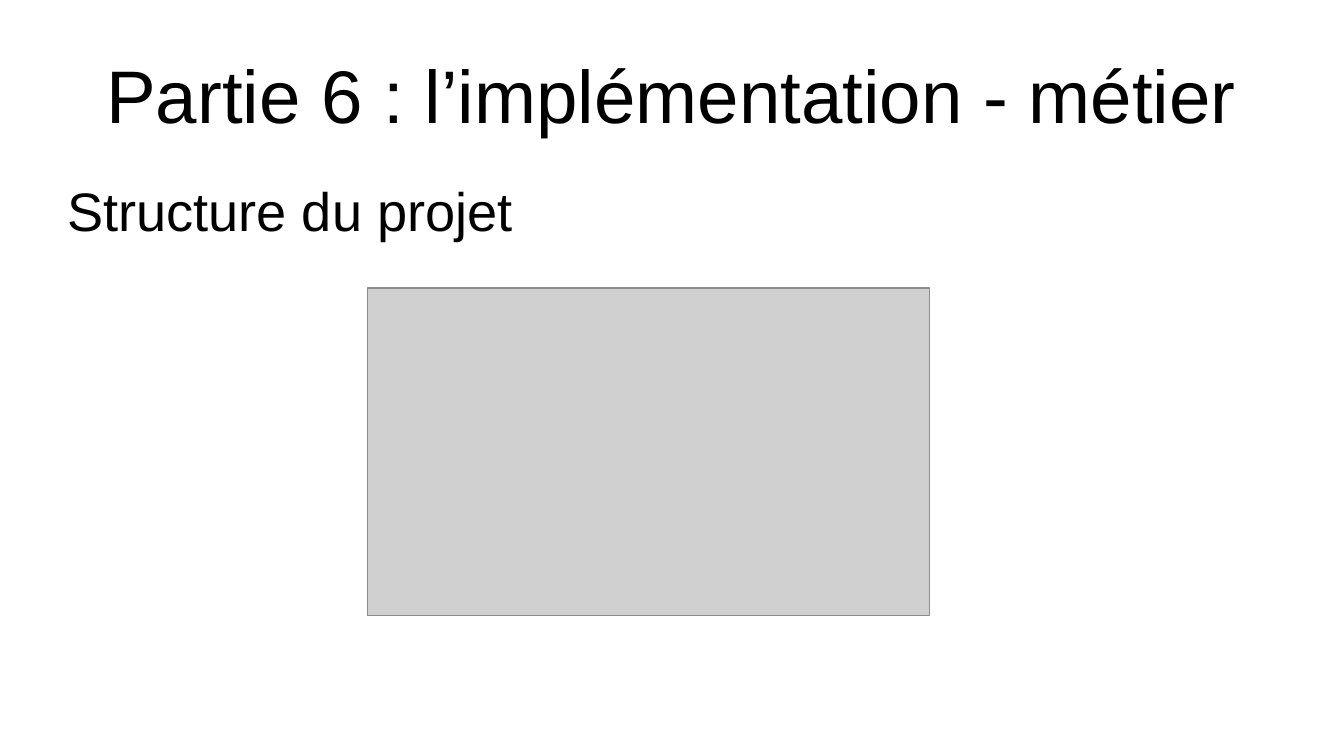
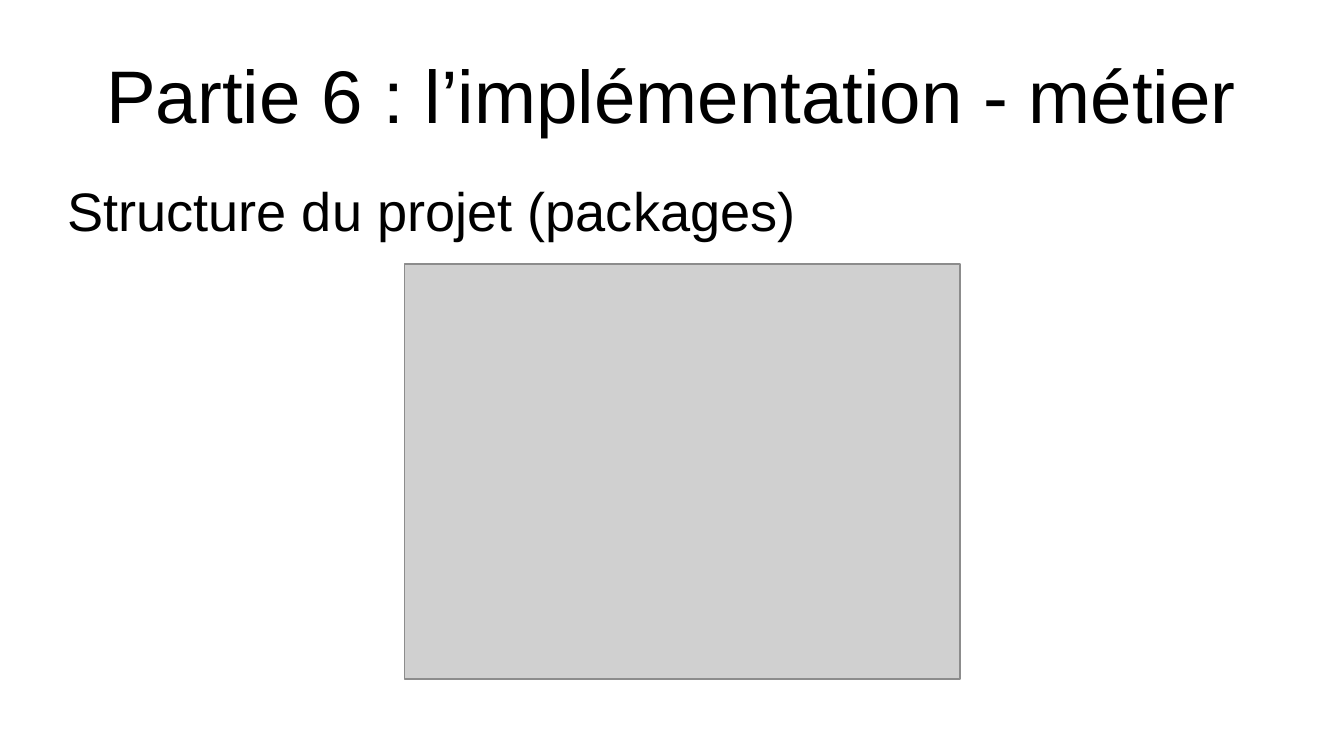
Before and after one commit to EmmaBroudic/Projet-Nooky, a slide deck: slide 38 of doc/Nooky.odp. Drawn at 1344x756 pixels with LibreOffice and Linux fonts; fonts in the diff are those of the drawing; grey boxes stand for pictures. Boxes give left, top, right and bottom in pixels: in the first picture for what was removed or moved away, otherwise in the second. Text is boxed around its words. In the diff, an @@ line names an element or a change of style, - is before the commit and + after.

```diff
--- a/doc/Nooky.odp
+++ b/doc/Nooky.odp
@@ text at (67,191,796,240): text changed @@
-Structure du projet
+Structure du projet (packages)
@@ picture: place and size @@
-picture at (368,288,931,615)
+picture at (405,265,961,681)
```
Also in this commit, not shown: 13 other slides changed, 4 slides added, 2 other files.
